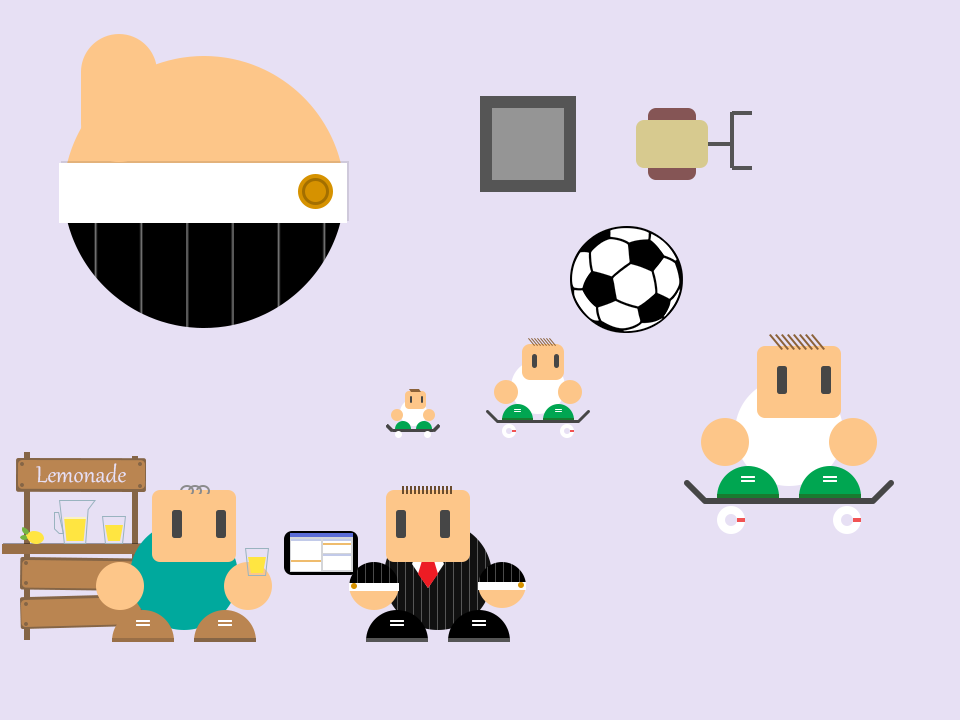
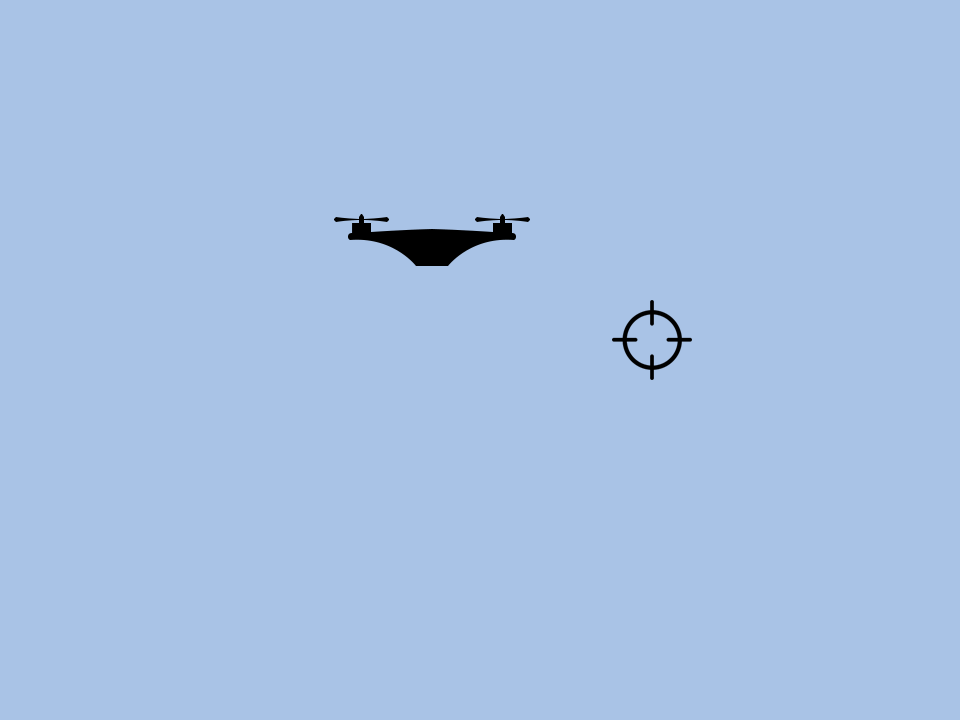
Layered file, before and after one edit (w=960, h=720). Changes by layer:
added group "skills game" with 27 layers above "big finger" over [left=0, top=0, right=960, bottom=720]
added group "duck" with 3 layers in group "skills game" over [left=374, top=201, right=483, bottom=286]
added group "drone" with 13 layers in group "skills game" over [left=334, top=141, right=550, bottom=357]
added layer "wing" (1st of 4, in "skills game" › "drone") in group "drone" over [left=475, top=217, right=500, bottom=222]
added layer "wing" (2nd of 4, in "skills game" › "drone") in group "drone" over [left=505, top=217, right=530, bottom=222]
added layer "wing" (3rd of 4, in "skills game" › "drone") in group "drone" over [left=364, top=217, right=389, bottom=222]
added layer "wing" (4th of 4, in "skills game" › "drone") in group "drone" over [left=334, top=217, right=359, bottom=222]
added layer "body" (1st of 9, in "skills game" › "drone") in group "drone" over [left=500, top=214, right=505, bottom=223]
added layer "body" (2nd of 9, in "skills game" › "drone") in group "drone" over [left=432, top=223, right=516, bottom=266]
added layer "body" (3rd of 9, in "skills game" › "drone") in group "drone" over [left=359, top=214, right=364, bottom=223]
added layer "body" (4th of 9, in "skills game" › "drone") in group "drone" over [left=348, top=223, right=432, bottom=266]
added group "scrosshair" with 6 layers in group "skills game" over [left=612, top=300, right=874, bottom=458]
added layer "Rounded Rectangle 11 copy 7" in group "scrosshair" over [left=612, top=300, right=692, bottom=380]
added layer "Layer 3" in group "skills game" over [left=0, top=0, right=960, bottom=720]
